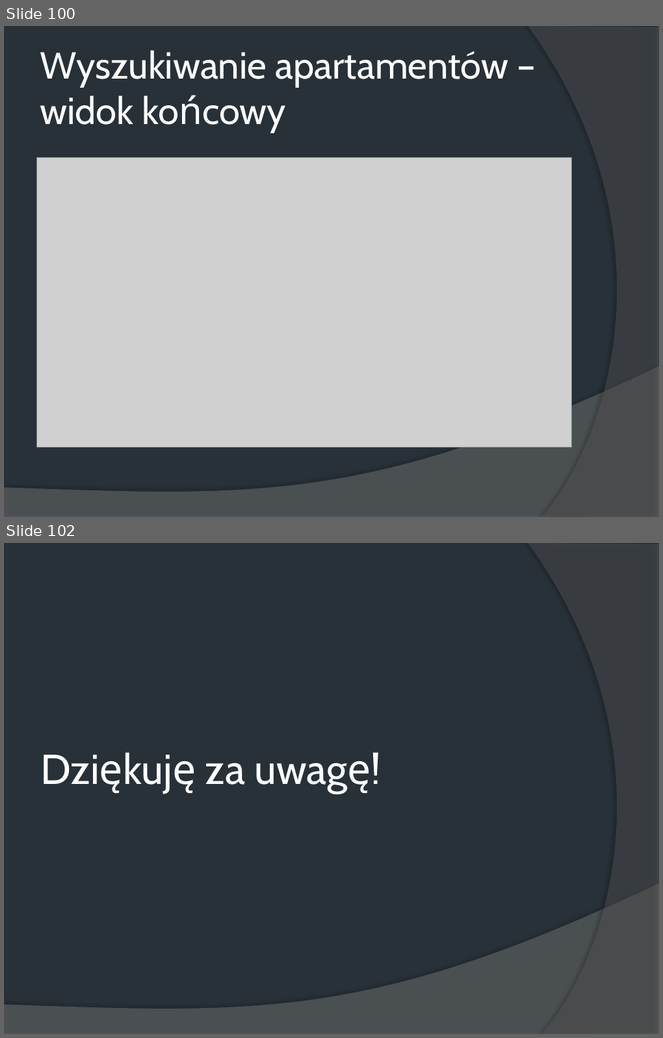
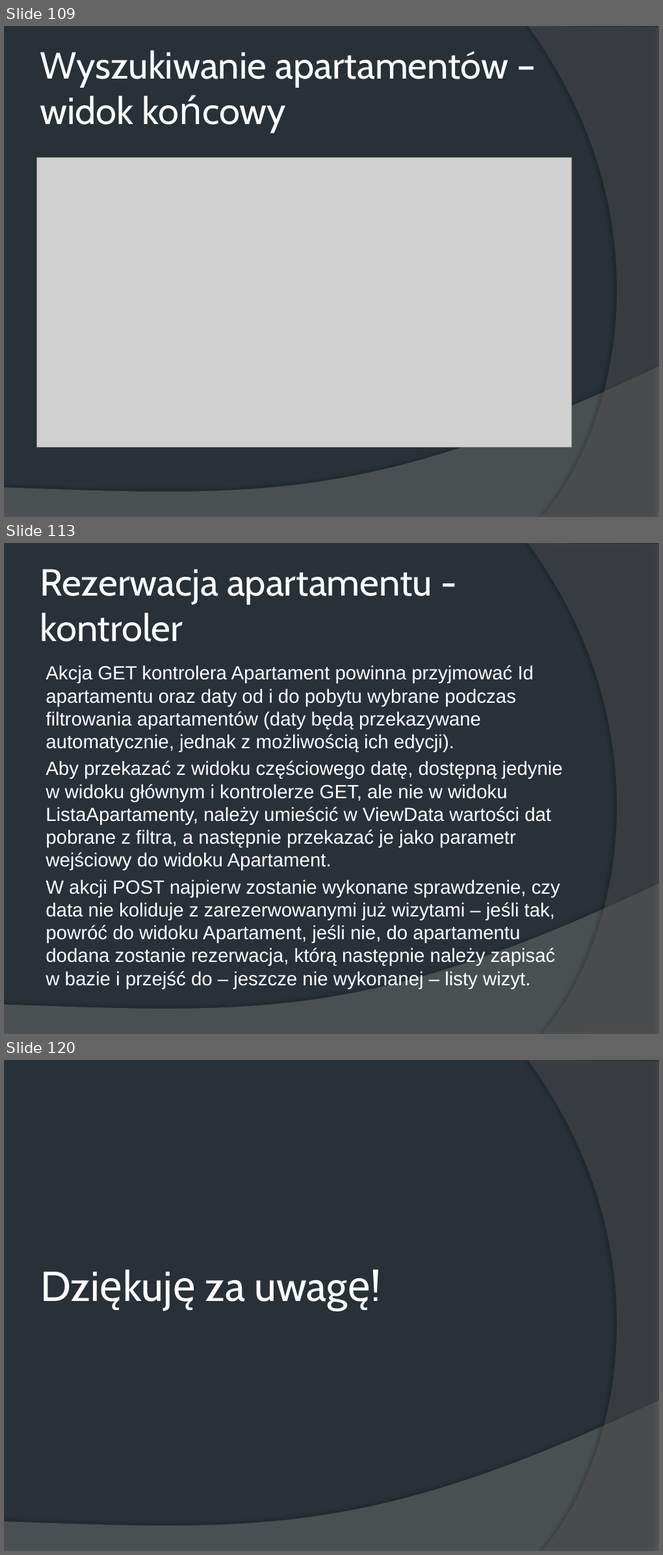
Before and after one commit to wiwlm/HotelMVC, a slide deck: Aplikacje MVC.pptx. Shown one above the other, each under a label of ours: slides 100 and 102 before the commit, slides 109, 113 and 120 after it; the slides between them are not shown. The pictures are 663x1038 and 663x1555 pixels, drawn with LibreOffice and Linux fonts; fonts in the diff are those of the drawing; grey boxes stand for pictures. Boxes give left, top, right and bottom in pixels: in the first picture for what was removed or moved away, otherwise in the second. Text is boxed around its words. In the diff, an @@ line names an element or a change of style, - is before the commit and + after.

Commit message:
Rezerwacja apartamentów

```diff
--- a/Aplikacje MVC.pptx
+++ b/Aplikacje MVC.pptx
@@ slide 113 added at (4, 543, 659, 1034), background #283138; not listed: 2 template elements that a slide beside it also shows @@
@@ title added at (40, 569, 432, 642), 41.4 pt, text #FFFFFF @@
+Rezerwacja apartamentu - kontroler
@@ text added at (46, 665, 563, 990), 21 pt, text #FFFFFF @@
+Akcja GET kontrolera Apartament powinna przyjmować Id apartamentu oraz daty od i do pobytu wybrane podczas filtrowania apartamentów (daty będą przekazywane automatycznie, jednak z możliwością ich edycji).
+Aby przekazać z widoku częściowego datę, dostępną jedynie w widoku głównym i kontrolerze GET, ale nie w widoku ListaApartamenty, należy umieścić w ViewData wartości dat pobrane z filtra, a następnie przekazać je jako parametr wejściowy do widoku Apartament.
+W akcji POST najpierw zostanie wykonane sprawdzenie, czy data nie koliduje z zarezerwowanymi już wizytami – jeśli tak, powróć do widoku Apartament, jeśli nie, do apartamentu dodana zostanie rezerwacja, którą następnie należy zapisać w bazie i przejść do – jeszcze nie wykonanej – listy wizyt.
@@ what was slide 100 is now slide 109 @@
@@ what was slide 102 is now slide 120 @@
```
Also in this commit, not shown: 7 slides changed, 18 other slides added, 1 slide removed, 16 other files.
